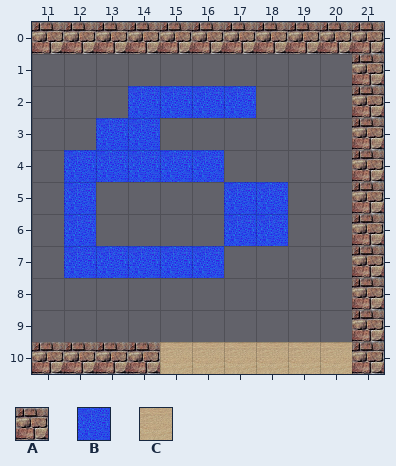
One commit to this Tiled map (JSON): Clockwise/data/map/top-right.json. That is the earlier state.
Cells are 32x32 px. Shown: x 11..21, y 0..10.
Key: from "tiles": A 0, B 1, C 2.
_ is an empty cell.
Layer "Tile Layer 2" before, first column x 11:
 0 AAAAAAAAAAA
 1 __________A
 2 ___BBBB___A
 3 __BB______A
 4 _BBBBB____A
 5 _B____BB__A
 6 _B____BB__A
 7 _BBBBB____A
 8 __________A
 9 __________A
10 AAAACCCCCCA
After the commit:
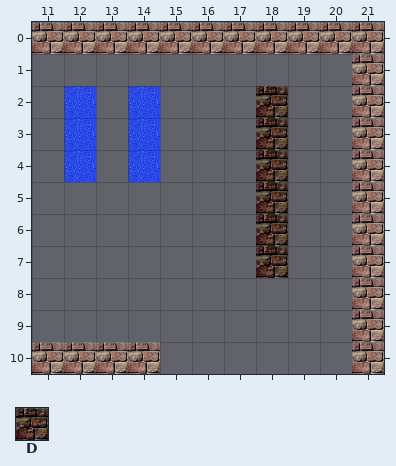
Further tiles: from "tiles": D 4.
Tiles of an added or newly shown layer are drawn over the layers below it.
The edit:
Changed rows in their new state; . is an unchanged cell.
Layer "Tile Layer 1" (now shown):
first column x 12:
 2 B.....D
 3 B.....D
 4 ......D
 5 ......D
 6 ......D
 7 ......D
Layer "Tile Layer 2" (now hidden):
first column x 12:
 2 ...___...
 3 ._.......
 4 ._.__....
 5 _....__..
 6 _....__..
 7 _____....
10 ...______
